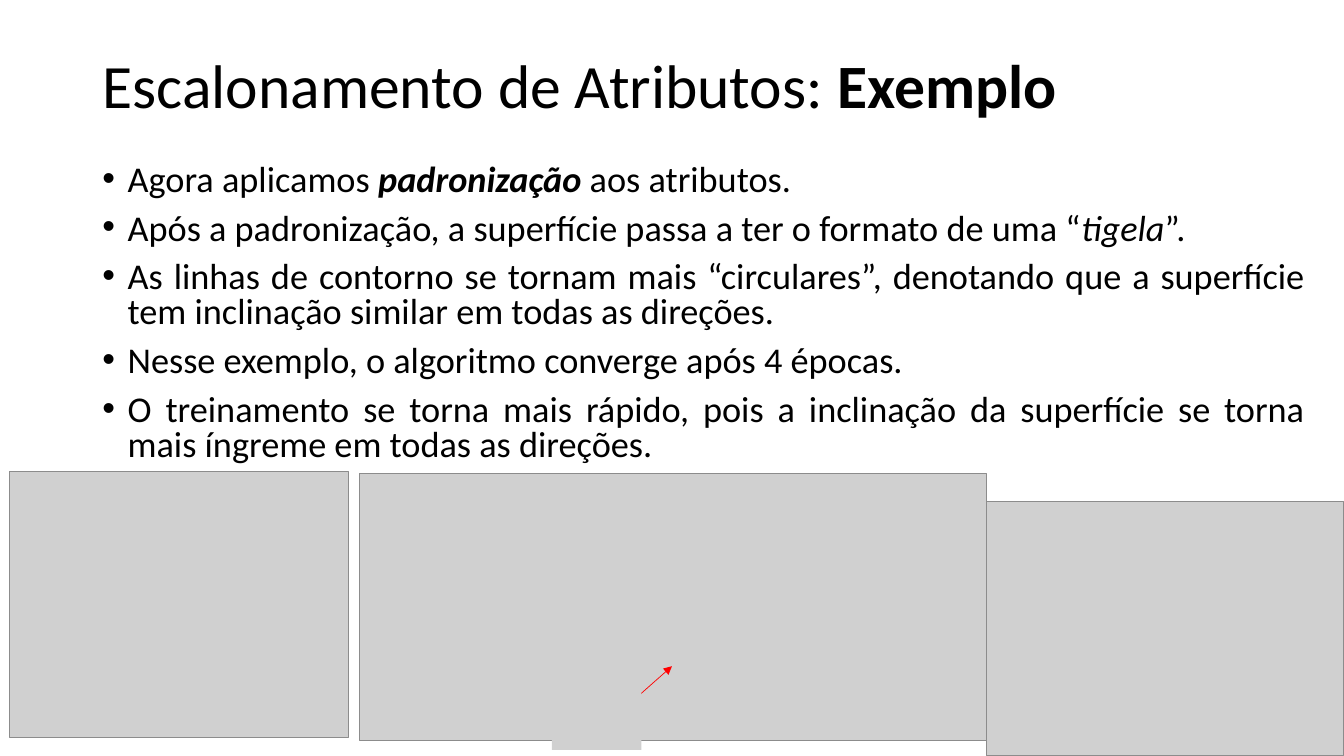
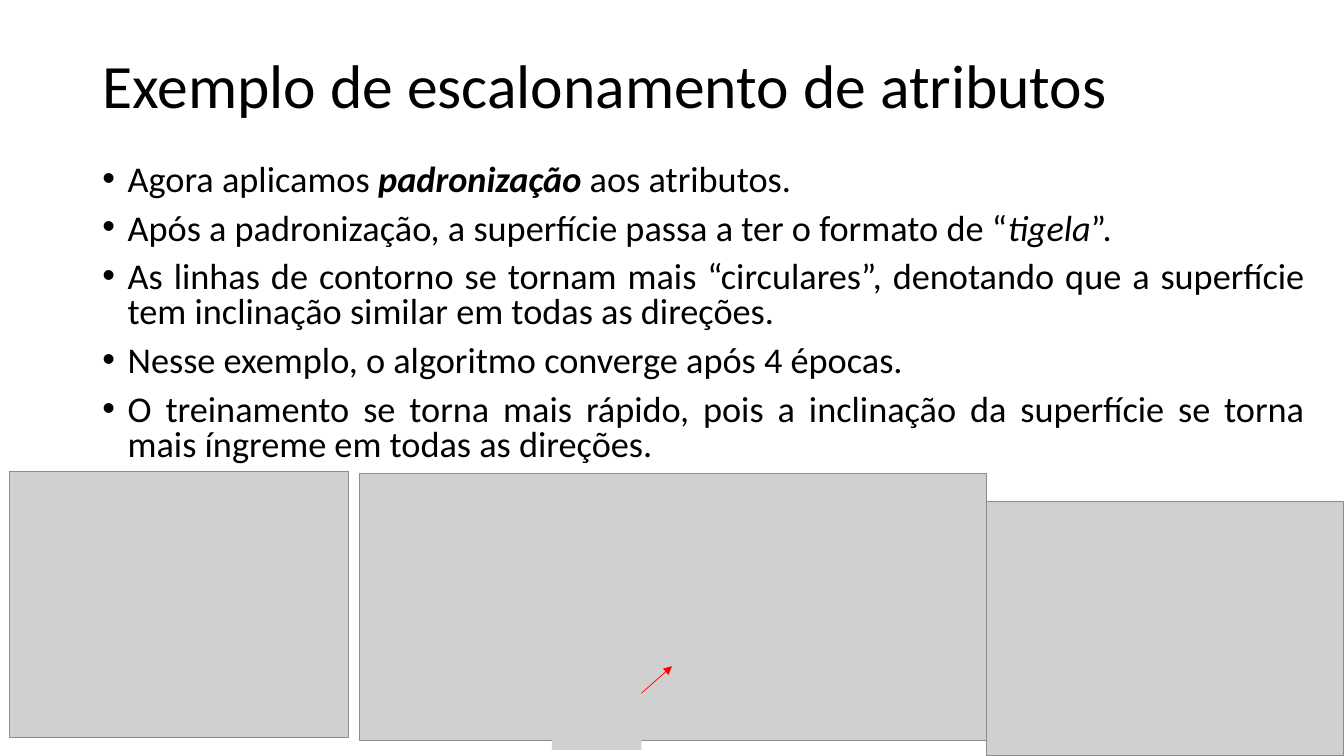
Before and after one commit to zz4fap/t319_aprendizado_de_maquina, a slide deck: slide 15 of slides/T319_Regressão_Linear (Escalonamento de Atributos).pptx (slide 10 before the commit). Drawn at 1344x756 pixels with LibreOffice and Linux fonts; fonts in the diff are those of the drawing; grey boxes stand for pictures. Boxes give left, top, right and bottom in pixels: in the first picture for what was removed or moved away, otherwise in the second. Text is boxed around its words. In the diff, an @@ line names an element or a change of style, - is before the commit and + after.

Commit message:
update of slides

```diff
--- a/slides/T319_Regressão_Linear (Escalonamento de Atributos).pptx
+++ b/slides/T319_Regressão_Linear (Escalonamento de Atributos).pptx
@@ title at (102,65,1106,118): text changed @@
-Escalonamento de Atributos: Exemplo
+Exemplo de escalonamento de atributos
@@ text at (128,215,1112,248): text changed @@
-• Após a padronização, a superfície passa a ter o formato de uma “tigela”.
+• Após a padronização, a superfície passa a ter o formato de “tigela”.
```
Also in this commit, not shown: 9 other slides changed, 5 slides added, 1 other file.
